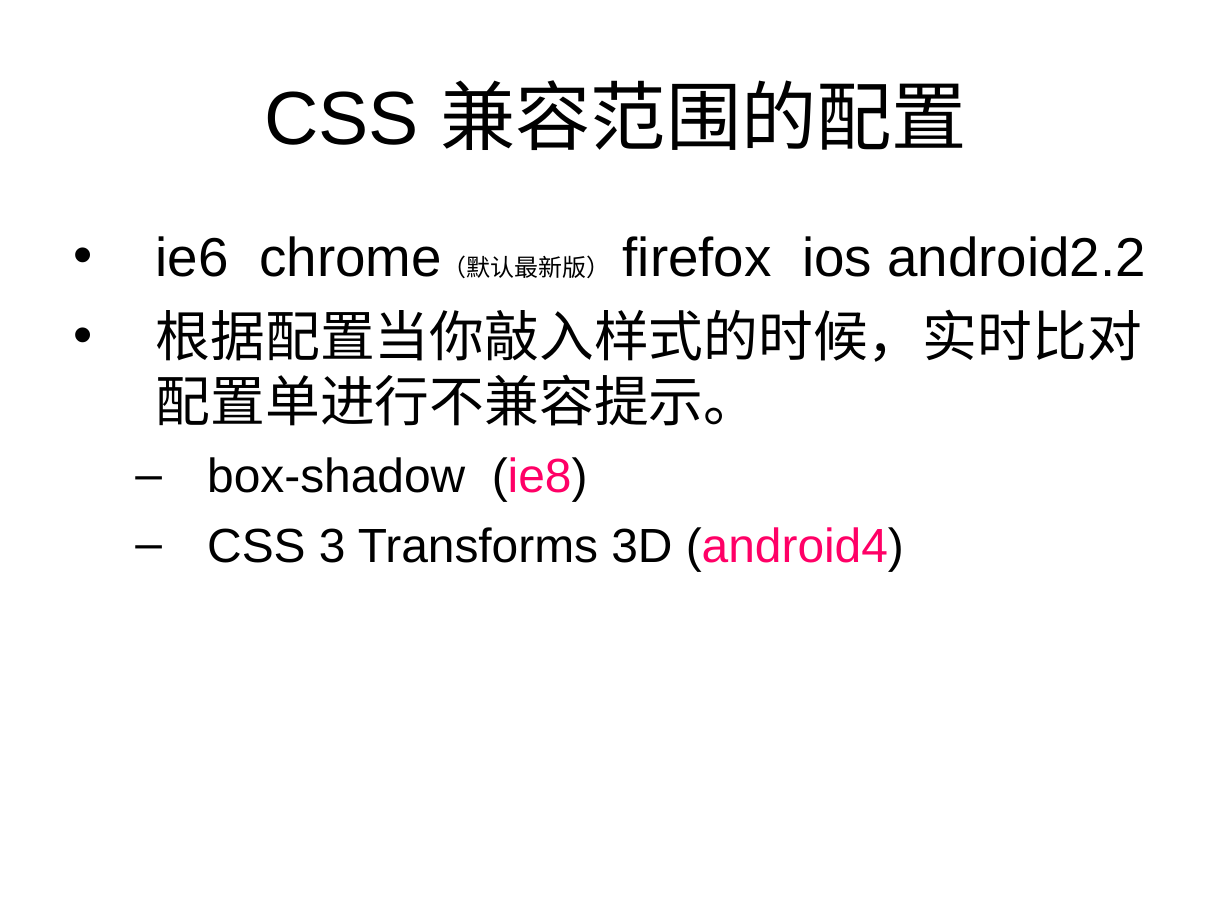
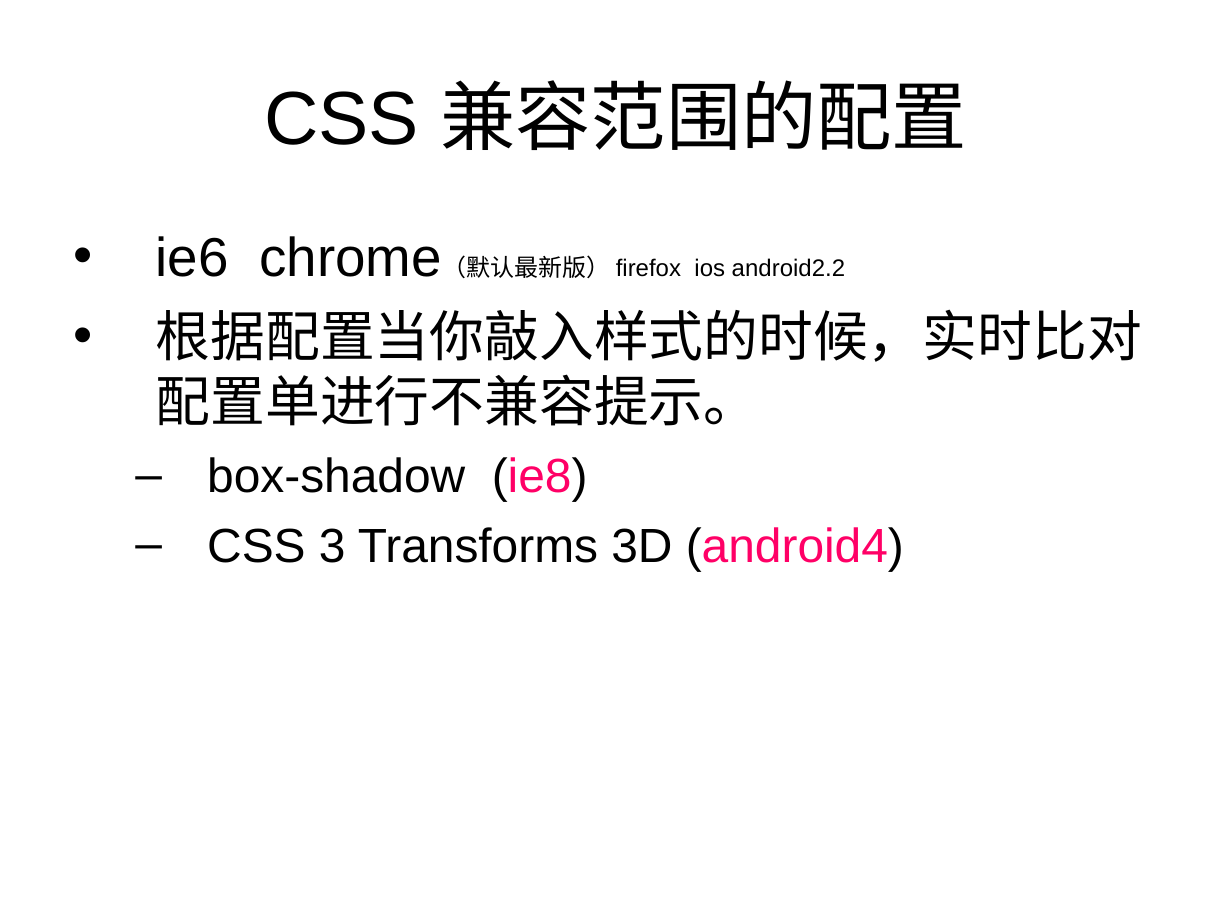
Before and after one commit to 306808700/hcs, a slide deck: slide 9 of 1.0/guide/HCS 基于chrome的命令行的编辑工具.ppt (slide 8 before the commit). Drawn at 1232x924 pixels with LibreOffice and Linux fonts; fonts in the diff are those of the drawing. Boxes give left, top, right and bottom in pixels: in the first picture for what was removed or moved away, otherwise in the second. Text is boxed around its words. In the diff, an @@ line names an element or a change of style, - is before the commit and + after.

```diff
--- a/1.0/guide/HCS 基于chrome的命令行的编辑工具.ppt
+++ b/1.0/guide/HCS 基于chrome的命令行的编辑工具.ppt
@@ text at bbox=[156, 236, 845, 278]: size 32 to 14 pt in "firefox ios android2.2"; less space between paragraphs @@
```
Also in this commit, not shown: 4 other slides changed, 4 slides added, 2 slides removed, 6 other files.
